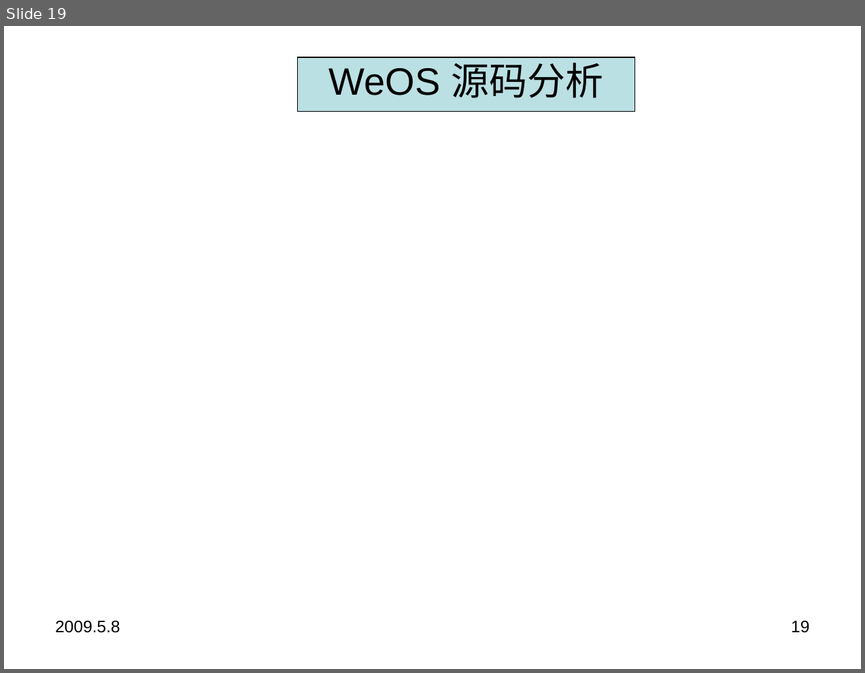
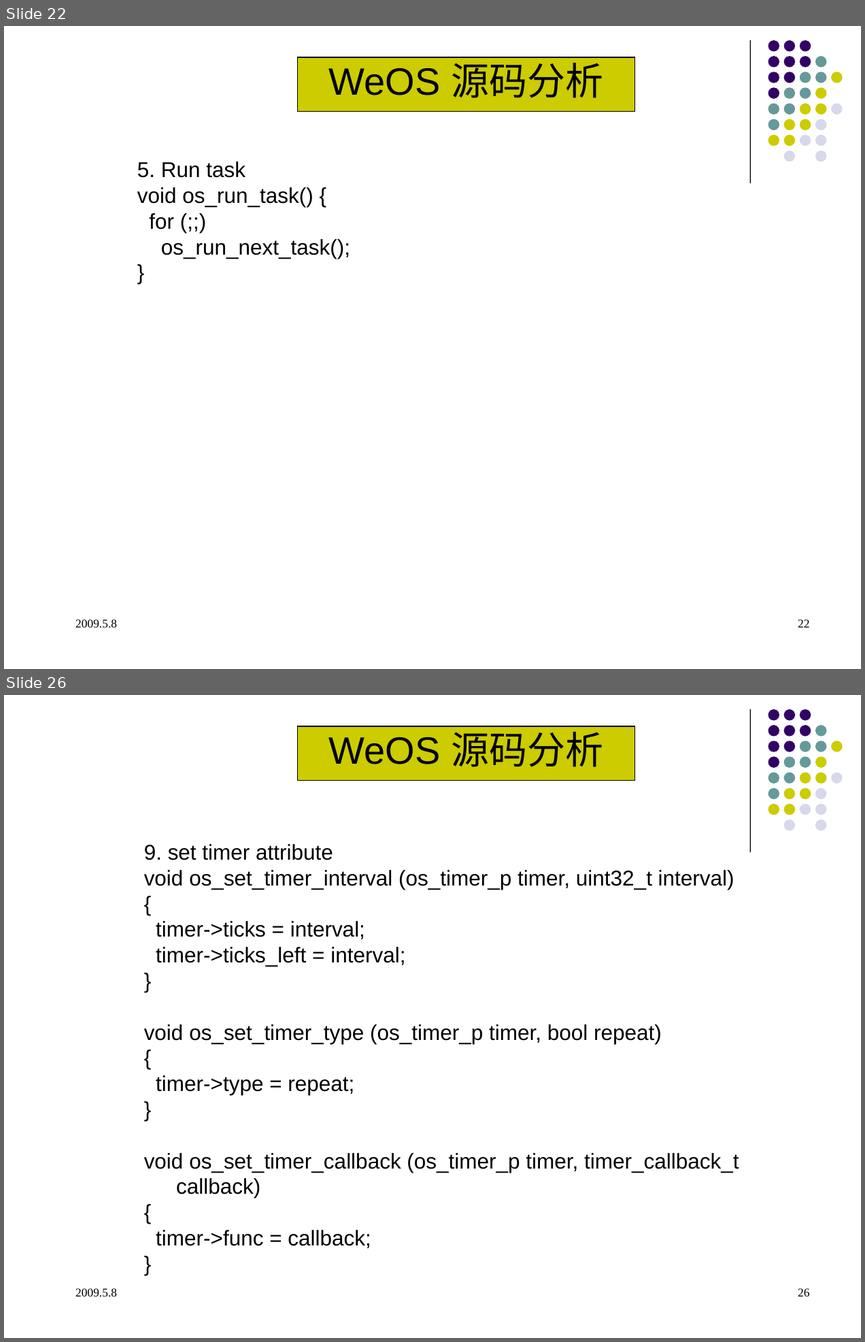
Before and after one commit to qinzb/WeOS, a slide deck: doc/weos_V0.1.ppt. Shown one above the other, each under a label of ours: slide 19 before the commit, slides 22 and 26 after it; the slides between them are not shown. The pictures are 865x673 and 865x1342 pixels, drawn with LibreOffice and Linux fonts; fonts in the diff are those of the drawing. Boxes give left, top, right and bottom in pixels: in the first picture for what was removed or moved away, otherwise in the second. Text is boxed around its words. In the diff, an @@ line names an element or a change of style, - is before the commit and + after.

```diff
--- a/doc/weos_V0.1.ppt
+++ b/doc/weos_V0.1.ppt
@@ slide 26 added at [4,695,861,1338], background #FFFFFF; not listed: 32 template elements that a slide beside it also shows @@
@@ rectangle added at [298,726,636,780], fill #CCCC00, outline #000000 0.74 pt, 32 pt, text #000000 @@
+WeOS 源码分析
@@ text added at [144,844,738,1248], 18 pt, text #000000 @@
+9. set timer attribute
+void os_set_timer_interval (os_timer_p timer, uint32_t interval)
+{
+timer->ticks = interval;
+timer->ticks_left = interval;
+}
+void os_set_timer_type (os_timer_p timer, bool repeat)
+{
+timer->type = repeat;
+}
+void os_set_timer_callback (os_timer_p timer, timer_callback_t callback)
+{
+timer->func = callback;
+}
@@ text added at [75,1288,117,1296], 10 pt, text #000000 @@
+2009.5.8
@@ page number added at [798,1288,809,1296], 10 pt, text #000000 @@
+26
@@ what was slide 19 is now slide 22 @@
@@ slide 22 changed as well @@
@@ line added from (750, 40) to (750, 183), #000000 0.74 pt @@
@@ rectangle "WeOS 源码分析" at [298,57,636,111]: fill #BBE0E3 to #CCCC00 @@
@@ text added at [137,161,350,259], 18 pt, text #000000 @@
+5. Run task
+void os_run_task() {
+for (;;)
+os_run_next_task();
+}
@@ group added at [768,40,842,161]: 31 ellipses @@
@@ text "2009.5.8" at [75,619,117,627]: size 14 to 10 pt, font Arial to Times New Roman; indent changed @@
@@ page number at [798,619,809,627]: text changed; size 14 to 10 pt; font Arial to Times New Roman @@
-19
+22
```
Also in this commit, not shown: 20 other slides changed, 9 other slides added.
